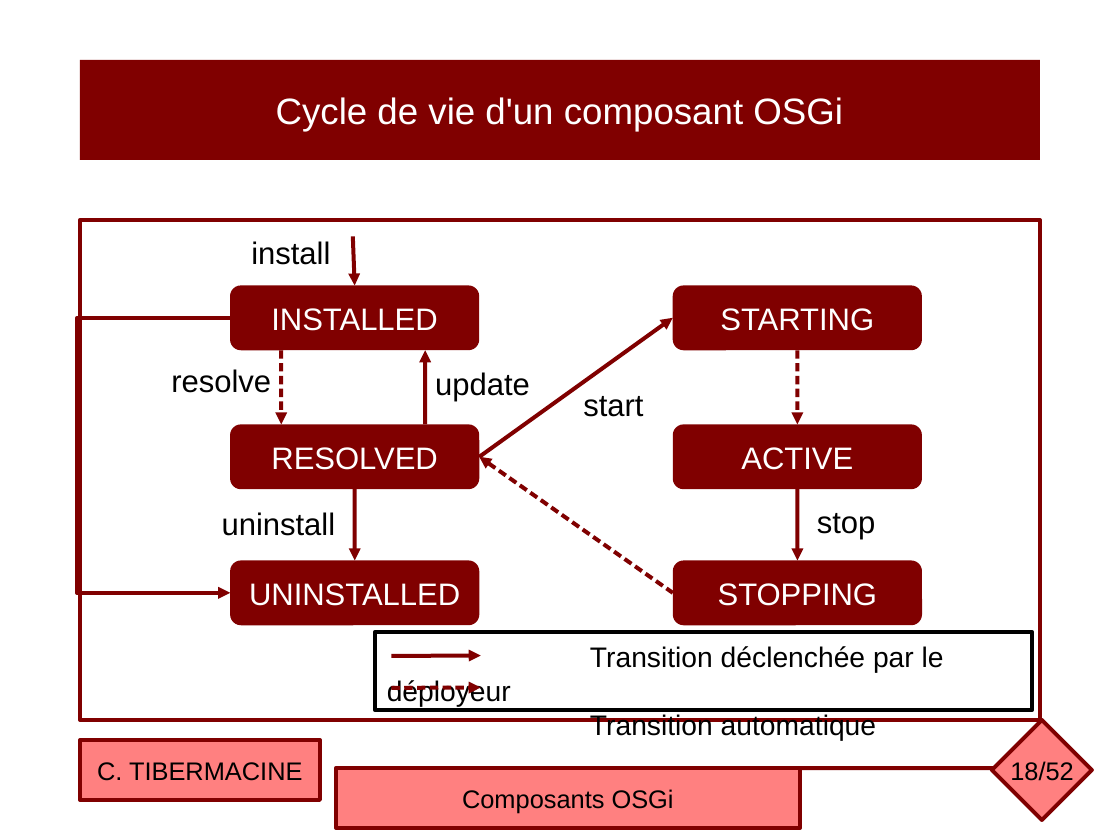
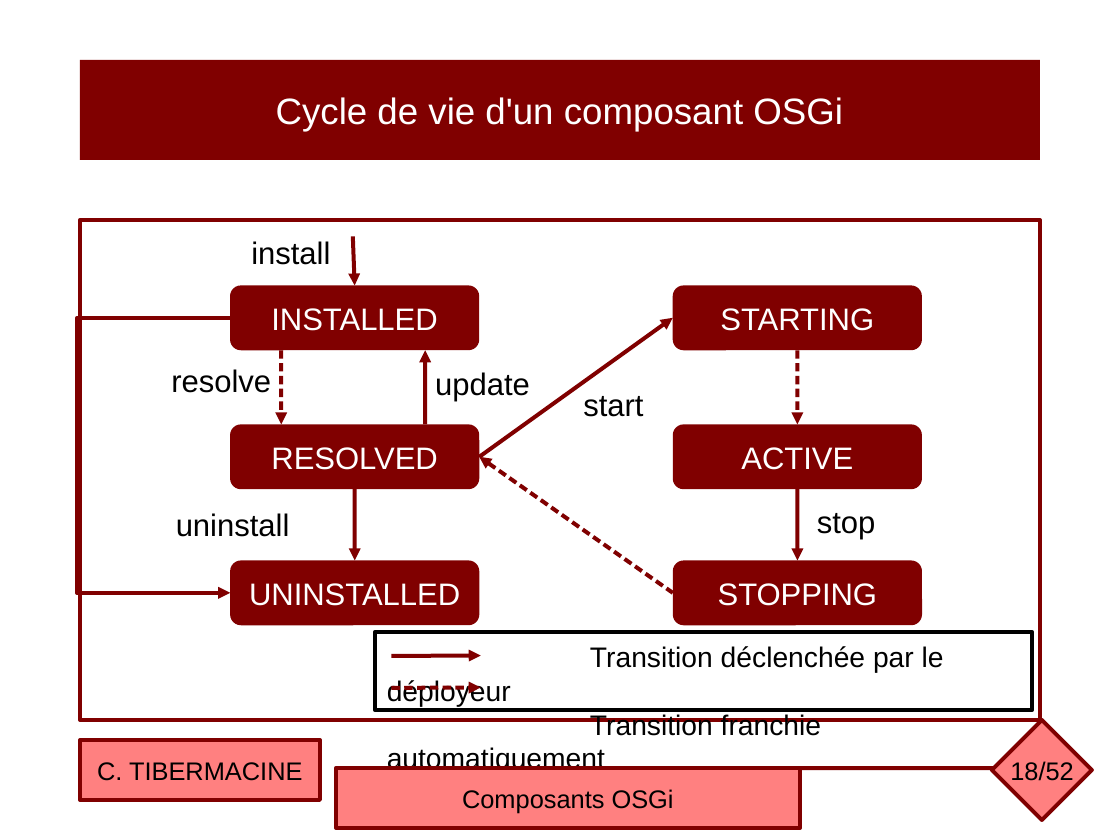
Before and after one commit to ctiber/composants, a slide deck: slide 18 of cours/cours3.odp. Drawn at 1120x840 pixels with LibreOffice and Linux fonts; fonts in the diff are those of the drawing. Boxes give left, top, right and bottom in pixels: in the first picture for what was removed or moved away, otherwise in the second. Text is boxed around its words. In the diff, an @@ line names an element or a change of style, - is before the commit and + after.

```diff
--- a/cours/cours3.odp
+++ b/cours/cours3.odp
@@ text "uninstall": place and size @@
-text "uninstall" at box(222, 512, 336, 536)
+text "uninstall" at box(176, 513, 290, 537)
@@ text in rectangle at box(387, 714, 821, 774): text changed @@
-Transition automatique
+Transition franchie automatiquement
```
Also in this commit, not shown: 18 other slides changed, 2 other files.
